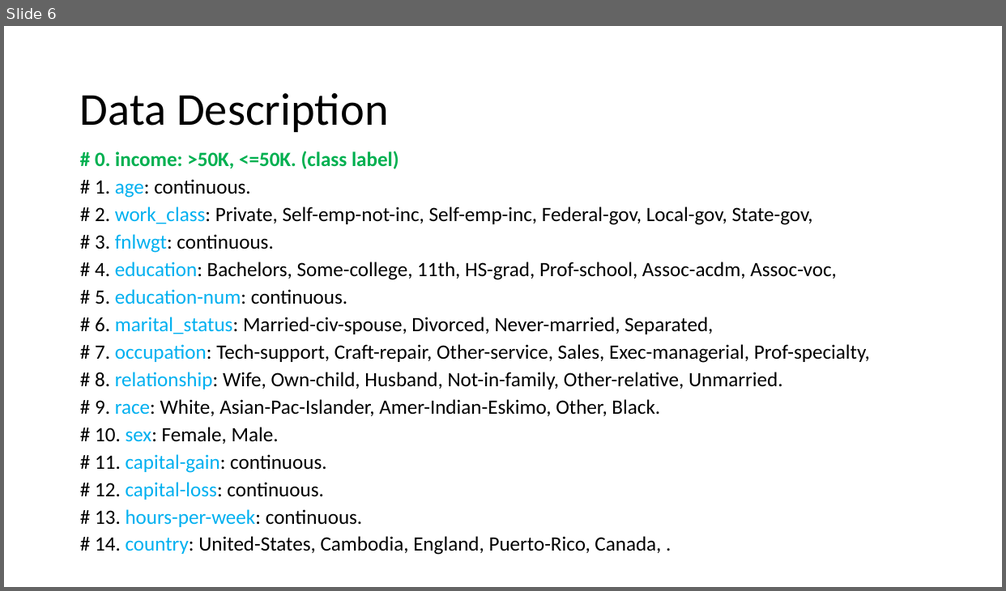
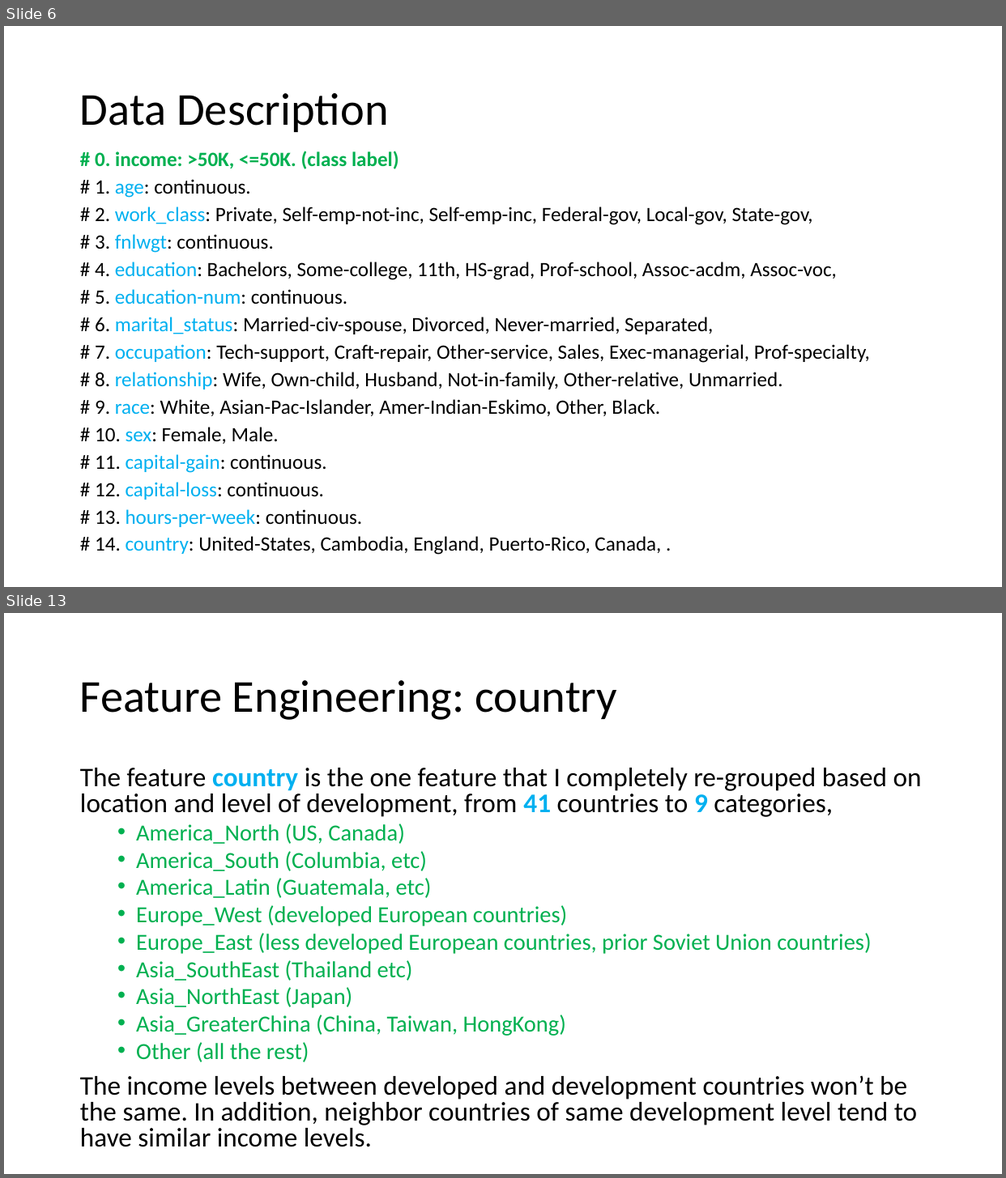
Before and after one commit to lifengzhi/msa_mh8101_or1_lp, a slide deck: mh8111_assignment/NaiveBayes.pptx. Shown one above the other, each under a label of ours: slide 6 before the commit, slides 6 and 13 after it; the slides between them are not shown. The pictures are 1006x591 and 1006x1178 pixels, drawn with LibreOffice and Linux fonts; fonts in the diff are those of the drawing. Boxes give left, top, right and bottom in pixels: in the first picture for what was removed or moved away, otherwise in the second. Text is boxed around its words. In the diff, an @@ line names an element or a change of style, - is before the commit and + after.

```diff
--- a/mh8111_assignment/NaiveBayes.pptx
+++ b/mh8111_assignment/NaiveBayes.pptx
@@ slide 13 added at [4,613,1002,1174], background #FFFFFF @@
@@ title added at [80,680,617,720], 44 pt, text #000000 @@
+Feature Engineering: country
@@ text added at [80,768,922,1148], 22.2 pt, text #00B050 @@
+The feature country is the one feature that I completely re-grouped based on location and level of development, from 41 countries to 9 categories,
+  • America_North (US, Canada)
+  • America_South (Columbia, etc)
+  • America_Latin (Guatemala, etc)
+  • Europe_West (developed European countries)
+  • Europe_East (less developed European countries, prior Soviet Union countries)
+  • Asia_SouthEast (Thailand etc)
+  • Asia_NorthEast (Japan)
+  • Asia_GreaterChina (China, Taiwan, HongKong)
+  • Other (all the rest)
+The income levels between developed and development countries won’t be the same. In addition, neighbor countries of same development level tend to have similar income levels.
```
Also in this commit, not shown: 6 slides changed, 8 other slides added, 10 slides removed.
